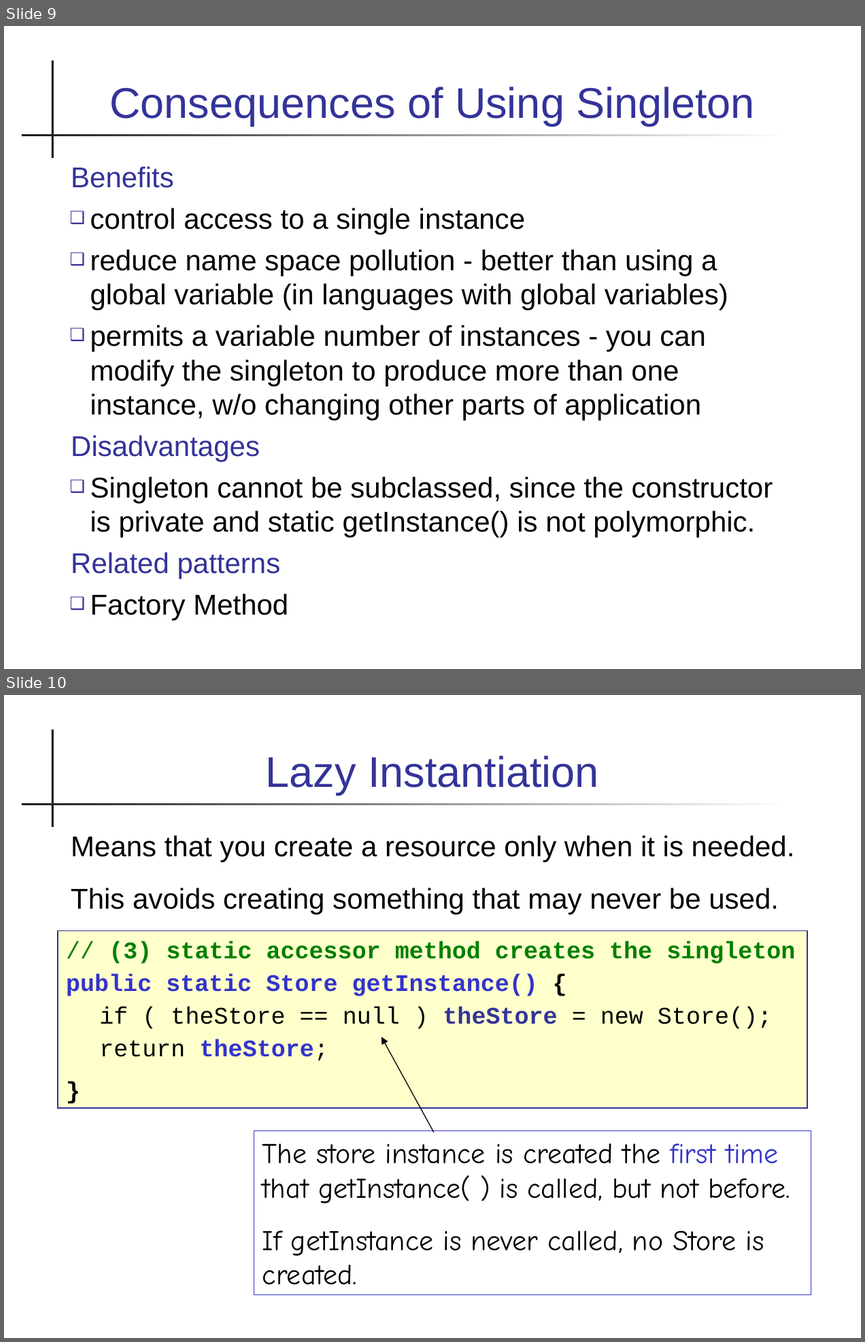
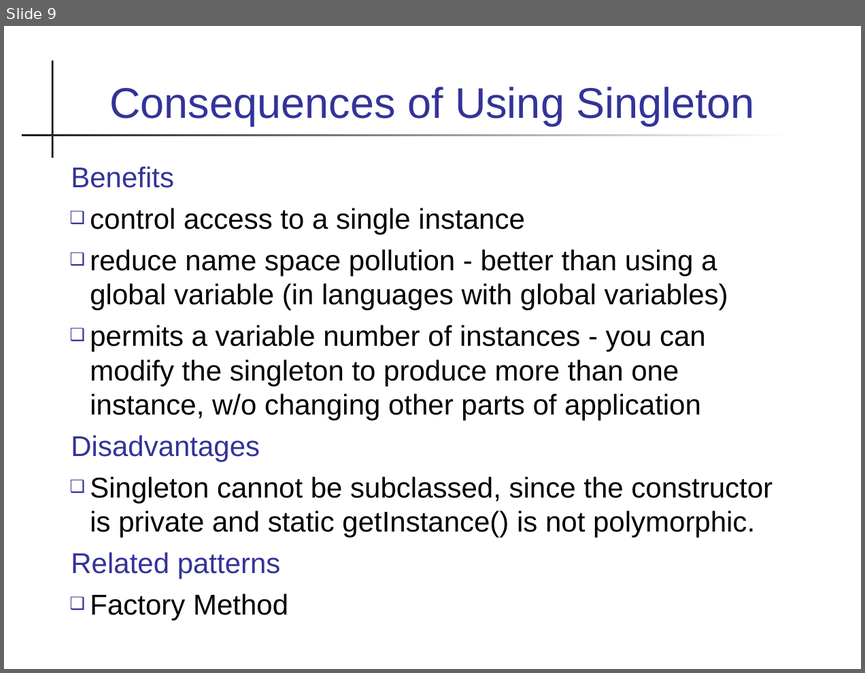
Before and after one commit to skeoop/skeoop.github.io, a slide deck: patterns/Singleton Pattern.ppt. Shown one above the other, each under a label of ours: slides 9 and 10 before the commit, slide 9 after it. The pictures are 865x1342 and 865x673 pixels, drawn with LibreOffice and Linux fonts; fonts in the diff are those of the drawing. Boxes give left, top, right and bottom in pixels: in the first picture for what was removed or moved away, otherwise in the second. Text is boxed around its words. In the diff, an @@ line names an element or a change of style, - is before the commit and + after.

```diff
--- a/patterns/Singleton Pattern.ppt
+++ b/patterns/Singleton Pattern.ppt
@@ slide 10 removed at <box>4,695,861,1338</box>, background #FFFFFF; not listed: 2 template elements that a slide beside it also shows @@
@@ title removed at <box>266,756,598,795</box> @@
-Lazy Instantiation
@@ text removed at <box>71,835,795,914</box> @@
-Means that you create a resource only when it is needed.
-This avoids creating something that may never be used.
@@ rectangle removed at <box>58,930,808,1108</box> @@
-// (3) static accessor method creates the singleton
-public static Store getInstance() {
-if ( theStore == null ) theStore = new Store();
-return theStore;
-}
@@ arrow removed from (433, 1132) to (381, 1037) @@
@@ rectangle removed at <box>254,1130,811,1294</box> @@
-The store instance is created the first time that getInstance( ) is called, but not before.
-If getInstance is never called, no Store is created.
```
Also in this commit, not shown: 7 other files.
